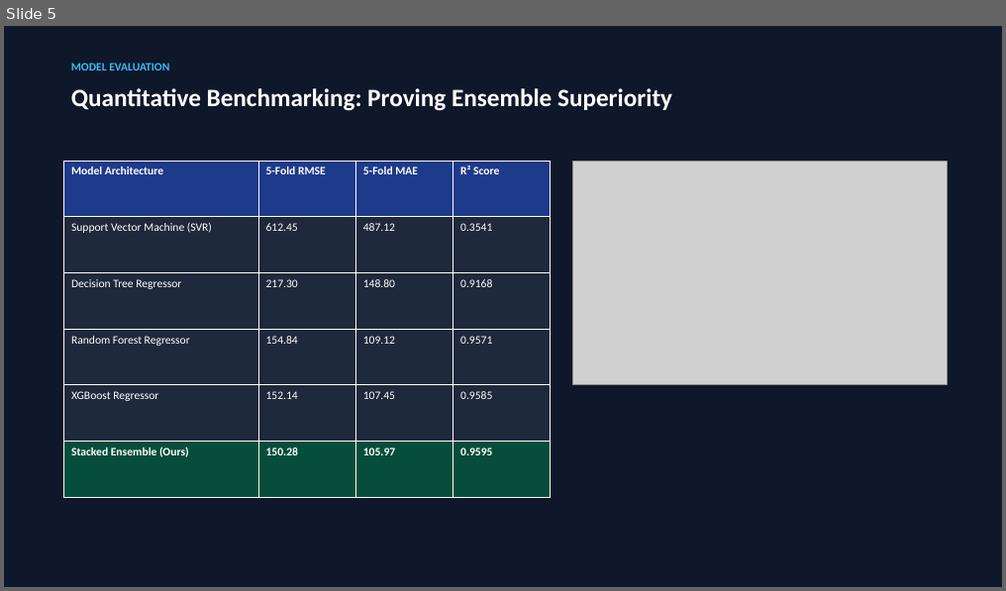
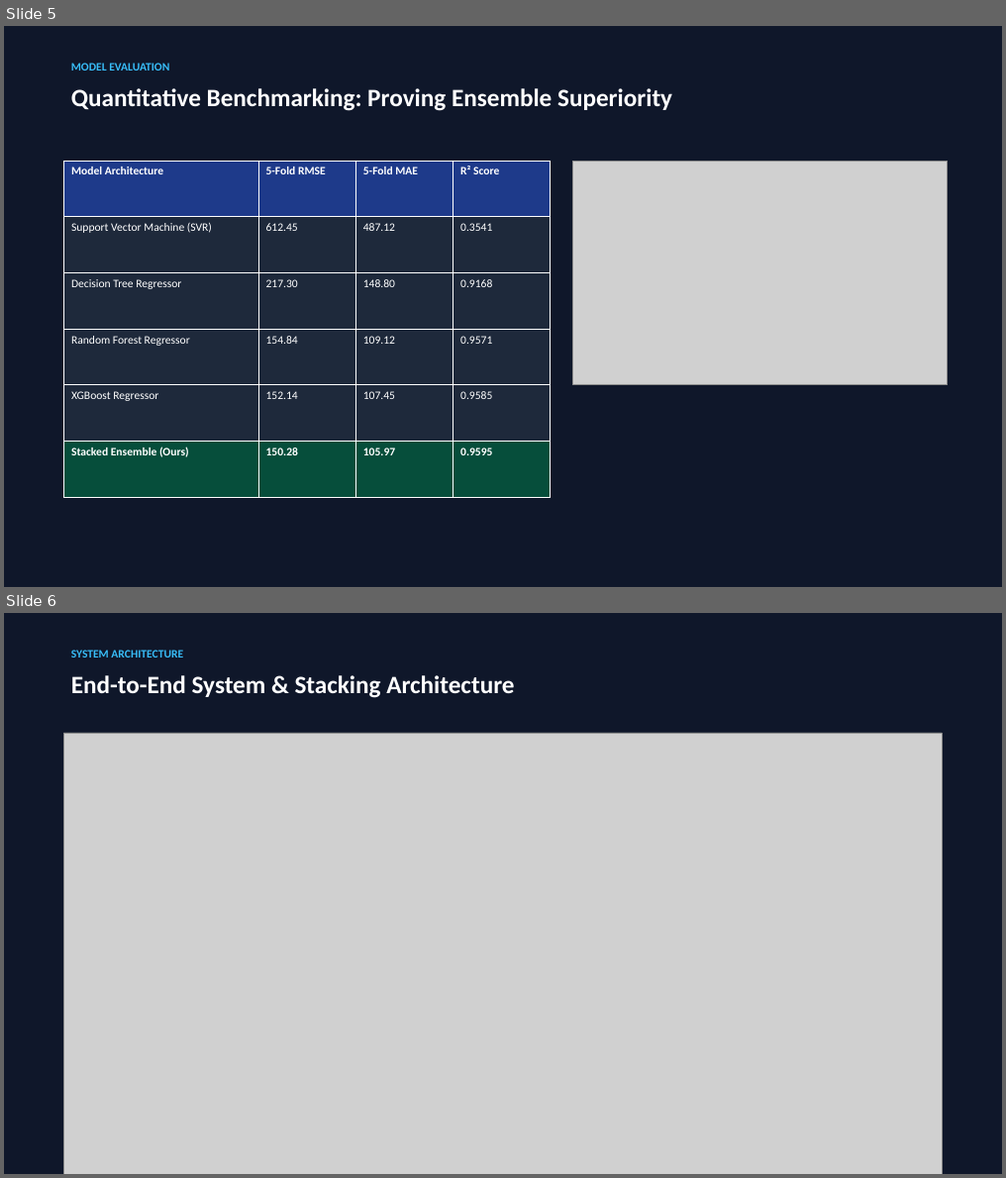
Before and after one commit to anurag-mitti/gcv_predictor, a slide deck: Coal_GCV_Prediction_Presentation.pptx. Shown one above the other, each under a label of ours: slide 5 before the commit, slides 5 and 6 after it. The pictures are 1006x591 and 1006x1178 pixels, drawn with LibreOffice and Linux fonts; fonts in the diff are those of the drawing; grey boxes stand for pictures. Boxes give left, top, right and bottom in pixels: in the first picture for what was removed or moved away, otherwise in the second. Text is boxed around its words. In the diff, an @@ line names an element or a change of style, - is before the commit and + after.

Commit message:
Embed system architecture diagram and enforce pure white font colors

```diff
--- a/Coal_GCV_Prediction_Presentation.pptx
+++ b/Coal_GCV_Prediction_Presentation.pptx
@@ slide 6 added at box(4, 613, 1002, 1174), background #FFFFFF @@
@@ rectangle added at box(4, 613, 1002, 1174), fill #0F172A @@
@@ text added at box(71, 650, 183, 658), 11 pt, text #38BDF8, bold @@
+SYSTEM ARCHITECTURE
@@ text added at box(71, 675, 514, 698), 24 pt, text #FFFFFF, bold @@
+End-to-End System & Stacking Architecture
@@ picture added at box(63, 733, 943, 1174) @@
```
Also in this commit, not shown: 3 slides changed, 1 slide removed, 3 other files.
